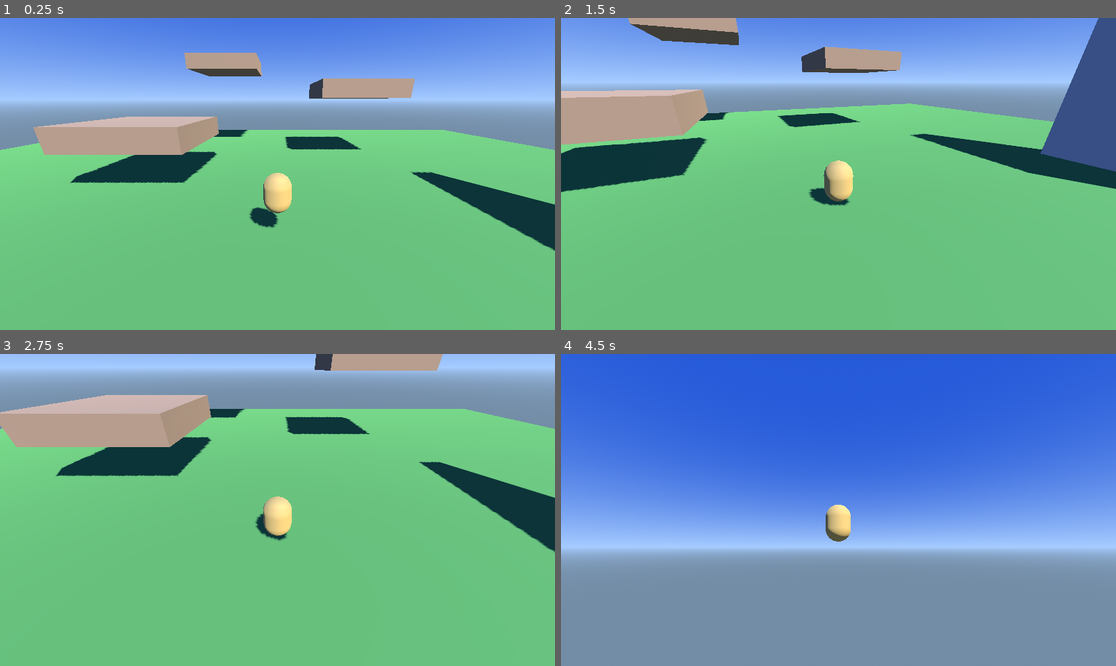
Above: before the commit, frames 1-4 (two rows, left to right).
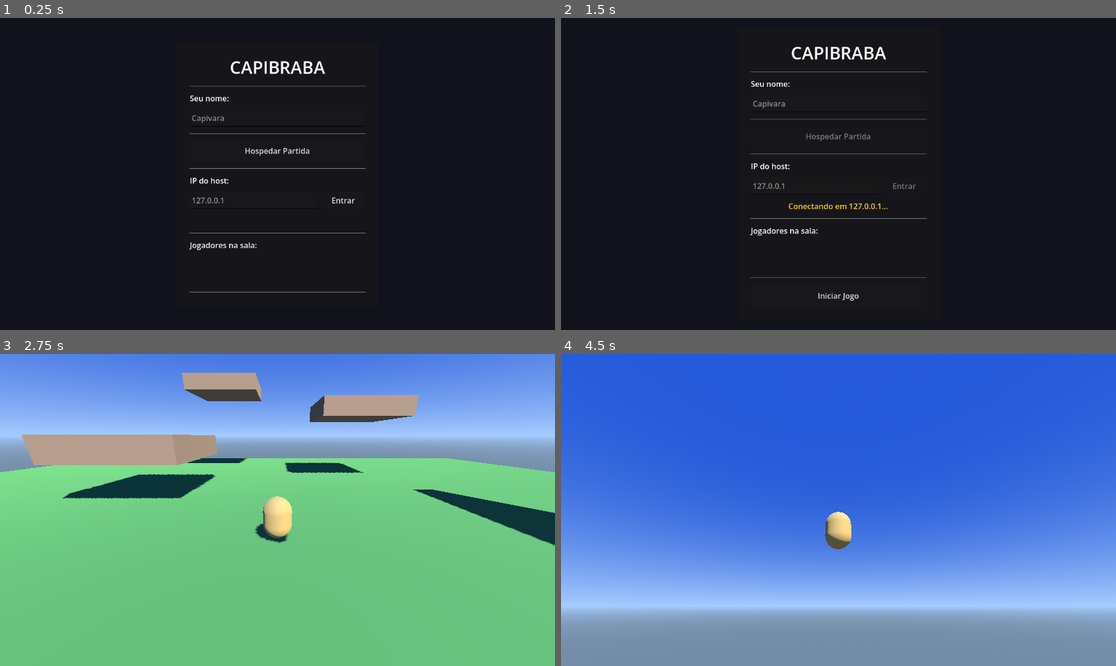
Above: after the commit, the same moments.

Repository: rodrigo-moreira-dev/capibraba
Game: Godot game, scene res://scenes/ui/lobby.tscn
Two runs of this game, one before a commit and one after it. Both use one fixed random seed, a clock stepped at 60 frames per second and the inputs below. Before the commit the project starts from res://scenes/levels/test_arena.tscn.
Inputs (mouse positions are in pixels of both pictures, inside the frame that each line leads up to):
- Up to frame 1 (0.25 s): no input
- Up to frame 2 (1.5 s): click (838, 152) at 0.5 s, where only the run after the commit has a clickable "Hospedar Partida"; click (905, 186) at 1.25 s, where only the run after the commit has a clickable "Entrar"
- Up to frame 3 (2.75 s): click (277, 631) at 2 s, where only the run after the commit has a clickable "Iniciar Jogo"
- Up to frame 4 (4.5 s): move the mouse to (866, 510) at 2.77 s; hold W (move_forward) from 2.78 s (still down); tap Shift (dash) at 2.85, 3.6, 4.35 s; tap Space (jump) at 3.02, 3.77 s; move the mouse to (810, 510) at 3.52 s; move the mouse to (849, 503) at 4.27 s

The runs differ from the first frame. In frame 1, 100% of the frame differs, in the area x 0-100%, y 0-100%; in frame 2, 100%; in frame 3, 39%; in frame 4, 46%.

Commit message:
feat: multiplayer online foundation
- NetworkManager (autoload): host/join via ENet, sync de jogadores via RPC
- Lobby UI: nome, hospedar, entrar por IP, lista de jogadores, iniciar
- GameManager: spawn/despawn de players via MultiplayerSpawner
- MultiplayerSynchronizer em player.tscn (sincroniza position e rotation)
- Authority guard em player.gd e player_camera.gd
- Cena principal alterada para lobby.tscn

Co-Authored-By: Claude Sonnet 4.6 <noreply@anthropic.com>

Diff:
--- a/project.godot
+++ b/project.godot
@@ -11,10 +11,14 @@
 [application]
 
 config/name="Capibraba"
-run/main_scene="res://scenes/levels/test_arena.tscn"
 config/features=PackedStringArray("4.6", "Forward Plus")
 config/icon="res://icon.svg"
-config/run/main_scene="res://scenes/levels/test_arena.tscn"
+run/main_scene="res://scenes/ui/lobby.tscn"
+config/run/main_scene="res://scenes/ui/lobby.tscn"
+
+[autoload]
+
+NetworkManager="*res://scripts/network/network_manager.gd"
 
 [input]
 
--- a/scenes/levels/test_arena.tscn
+++ b/scenes/levels/test_arena.tscn
@@ -1,6 +1,6 @@
-[gd_scene load_steps=16 format=3]
+[gd_scene load_steps=17 format=3]
 
-[ext_resource type="PackedScene" path="res://scenes/player/player.tscn" id="1_player"]
+[ext_resource type="Script" path="res://scripts/game/game_manager.gd" id="1_gm"]
 
 [sub_resource type="ProceduralSkyMaterial" id="SkyMat_1"]
 sky_top_color = Color(0.15, 0.35, 0.85, 1)
@@ -57,9 +57,6 @@
 light_energy = 1.4
 shadow_enabled = true
 
-[node name="Player" parent="." instance=ExtResource("1_player")]
-position = Vector3(0, 2, 0)
-
 [node name="Floor" type="StaticBody3D" parent="."]
 position = Vector3(0, -0.5, 0)
 
@@ -109,3 +106,11 @@
 
 [node name="Collision" type="CollisionShape3D" parent="WallJumpWall"]
 shape = SubResource("BoxShape3D_wall")
+
+[node name="Players" type="Node3D" parent="."]
+
+[node name="MultiplayerSpawner" type="MultiplayerSpawner" parent="."]
+spawn_path = NodePath("../Players")
+
+[node name="GameManager" type="Node" parent="."]
+script = ExtResource("1_gm")
--- a/scenes/player/player.tscn
+++ b/scenes/player/player.tscn
@@ -14,6 +14,16 @@
 [sub_resource type="StandardMaterial3D" id="Material_player"]
 albedo_color = Color(0.72, 0.56, 0.28, 1)
 roughness = 0.8
+
+[sub_resource type="SceneReplicationConfig" id="SceneReplicationConfig_1"]
+properties/0/path = NodePath(".:position")
+properties/0/spawn = true
+properties/0/sync = true
+properties/0/watch_mode = 0
+properties/1/path = NodePath("MeshPivot:rotation")
+properties/1/spawn = true
+properties/1/sync = true
+properties/1/watch_mode = 0
 
 [node name="Player" type="CharacterBody3D"]
 script = ExtResource("1_player")
@@ -36,3 +46,6 @@
 spring_length = 5.0
 
 [node name="Camera3D" type="Camera3D" parent="CameraRig/SpringArm3D"]
+
+[node name="MultiplayerSynchronizer" type="MultiplayerSynchronizer" parent="."]
+replication_config = SubResource("SceneReplicationConfig_1")
--- /dev/null
+++ b/scenes/ui/lobby.tscn
@@ -0,0 +1,112 @@
+[gd_scene load_steps=2 format=3]
+
+[ext_resource type="Script" path="res://scripts/ui/lobby.gd" id="1_lobby"]
+
+[node name="Lobby" type="Control"]
+layout_mode = 3
+anchors_preset = 15
+anchor_right = 1.0
+anchor_bottom = 1.0
+script = ExtResource("1_lobby")
+
+[node name="BG" type="ColorRect" parent="."]
+layout_mode = 1
+anchors_preset = 15
+anchor_right = 1.0
+anchor_bottom = 1.0
+color = Color(0.07, 0.07, 0.11, 1)
+
+[node name="CC" type="CenterContainer" parent="."]
+layout_mode = 1
+anchors_preset = 15
+anchor_right = 1.0
+anchor_bottom = 1.0
+
+[node name="PC" type="PanelContainer" parent="CC"]
+custom_minimum_size = Vector2(420, 0)
+
+[node name="MC" type="MarginContainer" parent="CC/PC"]
+layout_mode = 2
+theme_override_constants/margin_left = 28
+theme_override_constants/margin_right = 28
+theme_override_constants/margin_top = 28
+theme_override_constants/margin_bottom = 28
+
+[node name="VBox" type="VBoxContainer" parent="CC/PC/MC"]
+layout_mode = 2
+theme_override_constants/separation = 12
+
+[node name="Title" type="Label" parent="CC/PC/MC/VBox"]
+layout_mode = 2
+text = "CAPIBRABA"
+horizontal_alignment = 1
+theme_override_font_sizes/font_size = 36
+
+[node name="Sep1" type="HSeparator" parent="CC/PC/MC/VBox"]
+layout_mode = 2
+
+[node name="NameLabel" type="Label" parent="CC/PC/MC/VBox"]
+layout_mode = 2
+text = "Seu nome:"
+
+[node name="NameInput" type="LineEdit" parent="CC/PC/MC/VBox"]
+layout_mode = 2
+placeholder_text = "Capivara"
+custom_minimum_size = Vector2(0, 36)
+
+[node name="Sep2" type="HSeparator" parent="CC/PC/MC/VBox"]
+layout_mode = 2
+
+[node name="HostBtn" type="Button" parent="CC/PC/MC/VBox"]
+layout_mode = 2
+custom_minimum_size = Vector2(0, 44)
+text = "Hospedar Partida"
+
+[node name="Sep3" type="HSeparator" parent="CC/PC/MC/VBox"]
+layout_mode = 2
+
+[node name="IPLabel" type="Label" parent="CC/PC/MC/VBox"]
+layout_mode = 2
+text = "IP do host:"
+
+[node name="JoinRow" type="HBoxContainer" parent="CC/PC/MC/VBox"]
+layout_mode = 2
+theme_override_constants/separation = 8
+
+[node name="IPInput" type="LineEdit" parent="CC/PC/MC/VBox/JoinRow"]
+layout_mode = 2
+size_flags_horizontal = 3
+placeholder_text = "127.0.0.1"
+custom_minimum_size = Vector2(0, 36)
+
+[node name="JoinBtn" type="Button" parent="CC/PC/MC/VBox/JoinRow"]
+layout_mode = 2
+custom_minimum_size = Vector2(90, 36)
+text = "Entrar"
+
+[node name="StatusLabel" type="Label" parent="CC/PC/MC/VBox"]
+layout_mode = 2
+text = ""
+horizontal_alignment = 1
+modulate = Color(1, 0.85, 0.2, 1)
+custom_minimum_size = Vector2(0, 20)
+
+[node name="Sep4" type="HSeparator" parent="CC/PC/MC/VBox"]
+layout_mode = 2
+
+[node name="PlayersHeader" type="Label" parent="CC/PC/MC/VBox"]
+layout_mode = 2
+text = "Jogadores na sala:"
+
+[node name="PlayerList" type="VBoxContainer" parent="CC/PC/MC/VBox"]
+layout_mode = 2
+custom_minimum_size = Vector2(0, 60)
+
+[node name="Sep5" type="HSeparator" parent="CC/PC/MC/VBox"]
+layout_mode = 2
+
+[node name="StartBtn" type="Button" parent="CC/PC/MC/VBox"]
+layout_mode = 2
+custom_minimum_size = Vector2(0, 48)
+text = "Iniciar Jogo"
+visible = false
--- /dev/null
+++ b/scripts/game/game_manager.gd
@@ -0,0 +1,51 @@
+extends Node
+
+const PLAYER_SCENE := preload("res://scenes/player/player.tscn")
+const SPAWN_POINTS := [
+	Vector3( 0, 2,  0),
+	Vector3( 6, 2,  5),
+	Vector3(-6, 2,  5),
+	Vector3( 0, 2, -6),
+]
+
+@onready var players_node: Node3D = $"../Players"
+
+
+func _ready() -> void:
+	var spawner: MultiplayerSpawner = $"../MultiplayerSpawner"
+	spawner.add_spawnable_scene("res://scenes/player/player.tscn")
+
+	NetworkManager.players_updated.connect(_on_players_updated)
+
+	if not multiplayer.is_server():
+		return
+
+	# Offline testing: no lobby was used
+	if NetworkManager.players.is_empty():
+		_spawn_player(1)
+		return
+
+	for id: int in NetworkManager.players:
+		_spawn_player(id)
+
+
+func _on_players_updated() -> void:
+	if not multiplayer.is_server():
+		return
+	# Spawn newcomers
+	for id: int in NetworkManager.players:
+		if not players_node.has_node(str(id)):
+			_spawn_player(id)
+	# Despawn disconnected
+	for child in players_node.get_children():
+		if not NetworkManager.players.has(int(child.name)):
+			child.queue_free()
+
+
+func _spawn_player(id: int) -> void:
+	var player := PLAYER_SCENE.instantiate()
+	player.name = str(id)
+	player.set_multiplayer_authority(id)
+	var idx: int = maxi(0, NetworkManager.players.keys().find(id))
+	player.position = SPAWN_POINTS[idx % SPAWN_POINTS.size()]
+	players_node.add_child(player, true)
--- /dev/null
+++ b/scripts/network/network_manager.gd
@@ -0,0 +1,84 @@
+extends Node
+
+signal players_updated
+signal connected_to_server
+signal connection_failed
+signal server_disconnected
+
+const DEFAULT_PORT := 7350
+const MAX_PEERS    := 4
+
+# {peer_id: {name}} — synced on all peers
+var players: Dictionary = {}
+var my_data: Dictionary = {name = "Capivara"}
+
+
+func host(port: int = DEFAULT_PORT) -> void:
+	var peer := ENetMultiplayerPeer.new()
+	if peer.create_server(port, MAX_PEERS) != OK:
+		return
+	multiplayer.multiplayer_peer = peer
+	multiplayer.peer_connected.connect(_peer_connected)
+	multiplayer.peer_disconnected.connect(_peer_disconnected)
+	players[1] = my_data.duplicate()
+	players_updated.emit()
+
+
+func join(ip: String, port: int = DEFAULT_PORT) -> void:
+	var peer := ENetMultiplayerPeer.new()
+	peer.create_client(ip, port)
+	multiplayer.multiplayer_peer = peer
+	multiplayer.connected_to_server.connect(_connected_ok)
+	multiplayer.connection_failed.connect(_connected_fail)
+	multiplayer.server_disconnected.connect(_server_disc)
+
+
+func disconnect_game() -> void:
+	multiplayer.multiplayer_peer = null
+	players.clear()
+
+
+# ── Server ────────────────────────────────────────────────────────────────────
+
+func _peer_connected(_id: int) -> void:
+	pass  # Waits for client to call _register
+
+
+func _peer_disconnected(id: int) -> void:
+	players.erase(id)
+	_sync_players.rpc(players)
+
+
+# ── Client ────────────────────────────────────────────────────────────────────
+
+func _connected_ok() -> void:
+	connected_to_server.emit()
+	_register.rpc_id(1, my_data)
+
+
+func _connected_fail() -> void:
+	multiplayer.multiplayer_peer = null
+	connection_failed.emit()
+
+
+func _server_disc() -> void:
+	multiplayer.multiplayer_peer = null
+	players.clear()
+	server_disconnected.emit()
+
+
+# ── RPCs ──────────────────────────────────────────────────────────────────────
+
+# Client → Server: "here's my data"
+@rpc("any_peer", "call_remote", "reliable")
+func _register(data: Dictionary) -> void:
+	var id := multiplayer.get_remote_sender_id()
+	players[id] = data
+	_sync_players.rpc(players)  # Broadcast updated list to everyone
+
+
+# Server → All: full player list
+@rpc("authority", "call_local", "reliable")
+func _sync_players(all_players: Dictionary) -> void:
+	players = all_players
+	players_updated.emit()
--- a/scripts/player/player.gd
+++ b/scripts/player/player.gd
@@ -43,11 +43,15 @@
 
 
 func _unhandled_input(event: InputEvent) -> void:
+	if not is_multiplayer_authority():
+		return
 	if event.is_action_pressed("jump"):
 		_jump_buffer_timer = jump_buffer_time
 
 
 func _physics_process(delta: float) -> void:
+	if not is_multiplayer_authority():
+		return  # Position received via MultiplayerSynchronizer
 	_tick_timers(delta)
 	_apply_gravity(delta)
 	_process_dash(delta)
--- a/scripts/player/player_camera.gd
+++ b/scripts/player/player_camera.gd
@@ -14,6 +14,11 @@
 
 
 func _ready() -> void:
+	if not get_parent().is_multiplayer_authority():
+		$SpringArm3D/Camera3D.current = false
+		set_physics_process(false)
+		set_process_unhandled_input(false)
+		return
 	top_level = true
 	global_position = _player.global_position + Vector3(0, 0.8, 0)
 	Input.mouse_mode = Input.MOUSE_MODE_CAPTURED
--- /dev/null
+++ b/scripts/ui/lobby.gd
@@ -0,0 +1,77 @@
+extends Control
+
+@onready var name_input:   LineEdit      = $CC/PC/MC/VBox/NameInput
+@onready var host_btn:     Button        = $CC/PC/MC/VBox/HostBtn
+@onready var ip_input:     LineEdit      = $CC/PC/MC/VBox/JoinRow/IPInput
+@onready var join_btn:     Button        = $CC/PC/MC/VBox/JoinRow/JoinBtn
+@onready var status_label: Label         = $CC/PC/MC/VBox/StatusLabel
+@onready var player_list:  VBoxContainer = $CC/PC/MC/VBox/PlayerList
+@onready var start_btn:    Button        = $CC/PC/MC/VBox/StartBtn
+
+
+func _ready() -> void:
+	NetworkManager.players_updated.connect(_refresh)
+	NetworkManager.connection_failed.connect(func(): _set_status("Falha na conexão.", true))
+	NetworkManager.server_disconnected.connect(
+		func(): get_tree().change_scene_to_file("res://scenes/ui/lobby.tscn")
+	)
+	NetworkManager.connected_to_server.connect(
+		func(): _set_status("Conectado! Aguardando o host iniciar...")
+	)
+	host_btn.pressed.connect(_on_host)
+	join_btn.pressed.connect(_on_join)
+	start_btn.pressed.connect(_on_start)
+
+
+func _on_host() -> void:
+	_apply_name()
+	NetworkManager.host()
+	_set_status("Hospedando na porta %d." % NetworkManager.DEFAULT_PORT)
+	start_btn.visible = true
+	_refresh()
+
+
+func _on_join() -> void:
+	_apply_name()
+	var ip := ip_input.text.strip_edges()
+	if ip.is_empty():
+		ip = "127.0.0.1"
+	NetworkManager.join(ip)
+	_set_status("Conectando em %s..." % ip)
+	_set_buttons_enabled(false)
+
+
+func _on_start() -> void:
+	_start_game.rpc()
+
+
+func _refresh() -> void:
+	for child in player_list.get_children():
+		child.queue_free()
+	for id: int in NetworkManager.players:
+		var data: Dictionary = NetworkManager.players[id]
+		var lbl := Label.new()
+		var suffix := " (você)" if id == multiplayer.get_unique_id() else ""
+		lbl.text = "• " + data.get("name", "Capivara") + suffix
+		player_list.add_child(lbl)
+
+
+func _set_status(msg: String, re_enable: bool = false) -> void:
+	status_label.text = msg
+	if re_enable:
+		_set_buttons_enabled(true)
+
+
+func _set_buttons_enabled(on: bool) -> void:
+	host_btn.disabled = not on
+	join_btn.disabled = not on
+
+
+func _apply_name() -> void:
+	var n := name_input.text.strip_edges()
+	NetworkManager.my_data["name"] = n if not n.is_empty() else "Capivara"
+
+
+@rpc("authority", "call_local", "reliable")
+func _start_game() -> void:
+	get_tree().change_scene_to_file("res://scenes/levels/test_arena.tscn")
Not shown: 1 places in scenes/player/player.tscn that only renumber resources
